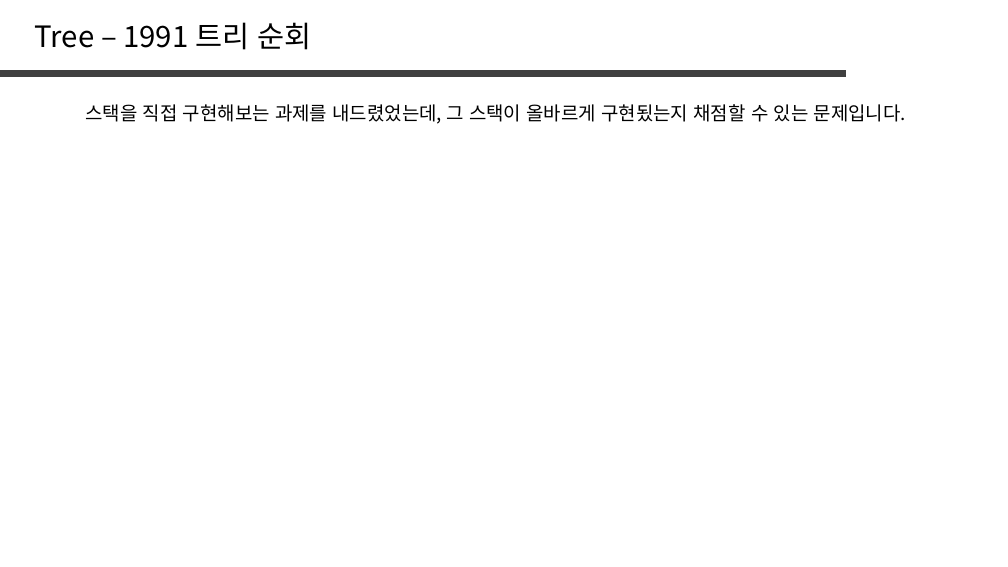
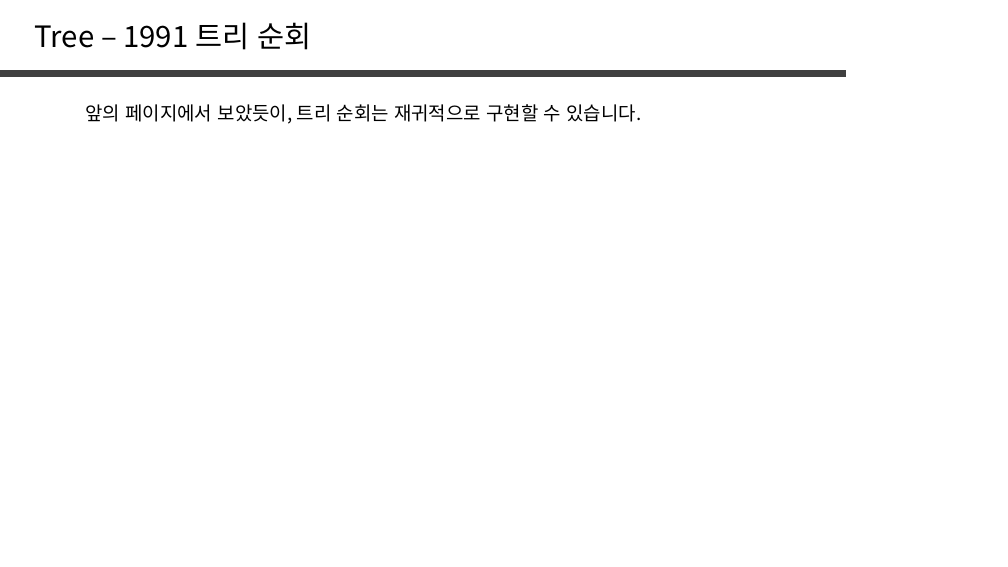
Before and after one commit to jaehoo1/PS-study, a slide deck: slide 19 of study/8_Tree, Graph.pptx (slide 16 before the commit). Drawn at 1008x567 pixels with LibreOffice and Linux fonts; fonts in the diff are those of the drawing. Boxes give left, top, right and bottom in pixels: in the first picture for what was removed or moved away, otherwise in the second. Text is boxed around its words. In the diff, an @@ line names an element or a change of style, - is before the commit and + after.

```diff
--- a/study/8_Tree, Graph.pptx
+++ b/study/8_Tree, Graph.pptx
@@ text at [85, 104, 642, 124]: text changed @@
-스택을 직접 구현해보는 과제를 내드렸었는데, 그 스택이 올바르게 구현됬는지 채점할 수 있는 문제입니다.
+앞의 페이지에서 보았듯이, 트리 순회는 재귀적으로 구현할 수 있습니다.
```
Also in this commit, not shown: 5 other slides changed, 3 slides added.
